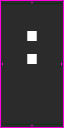
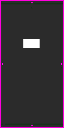
Two versions of the same layered image (64px x 128px). Layer-by-layer changes:
added layer "-" above ":" over [23, 39, 40, 48]
hid ":" over [27, 31, 37, 64]
